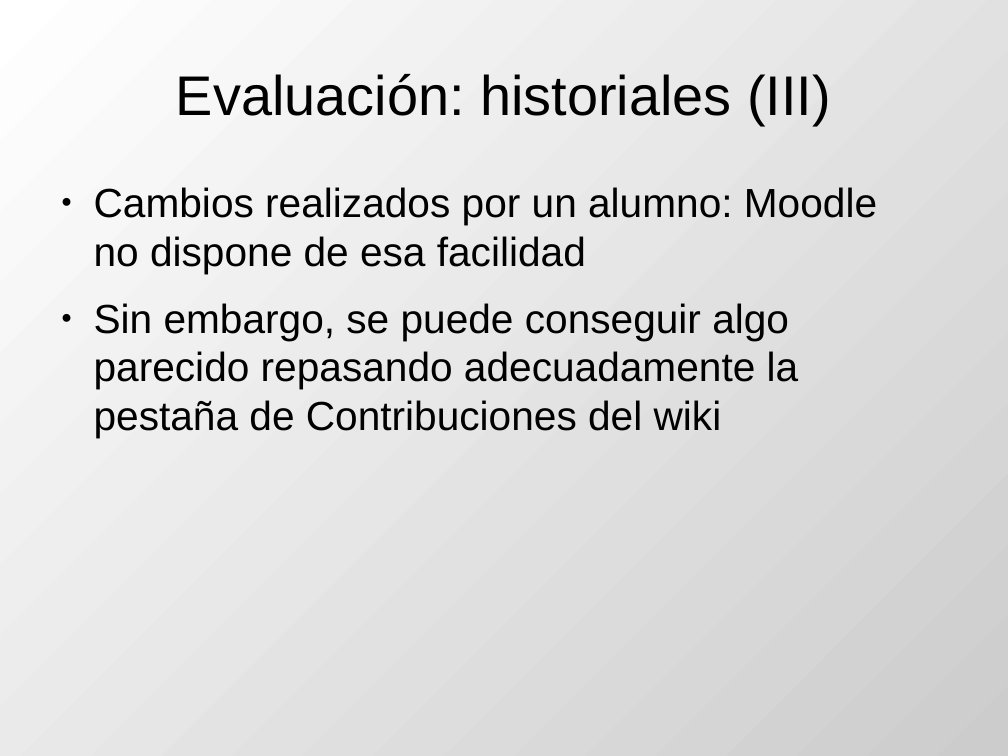
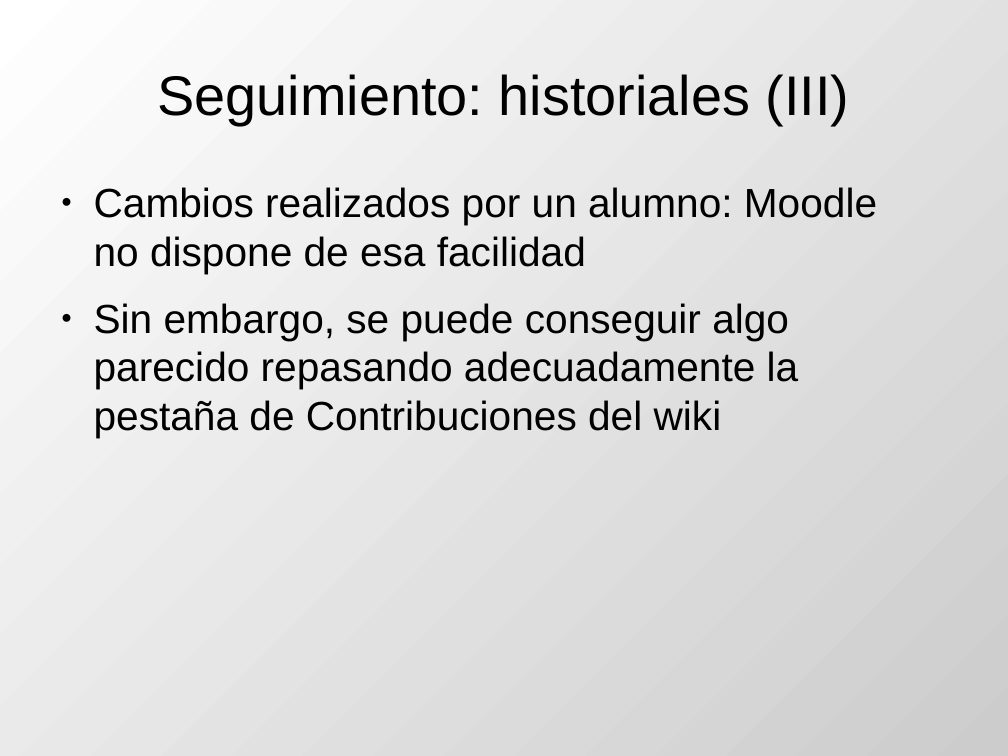
Before and after one commit to DrPantera/wikis4education, a slide deck: slide 21 of uca-2013_07/tema-3-WikisEnMoodle.odp. Drawn at 1008x756 pixels with LibreOffice and Linux fonts; fonts in the diff are those of the drawing. Boxes give left, top, right and bottom in pixels: in the first picture for what was removed or moved away, otherwise in the second. Text is boxed around its words. In the diff, an @@ line names an element or a change of style, - is before the commit and + after.

```diff
--- a/uca-2013_07/tema-3-WikisEnMoodle.odp
+++ b/uca-2013_07/tema-3-WikisEnMoodle.odp
@@ title at (157, 74, 850, 125): text changed @@
-Evaluación: historiales (III)
+Seguimiento: historiales (III)
```
Also in this commit, not shown: 7 other slides changed, 1 other file.
